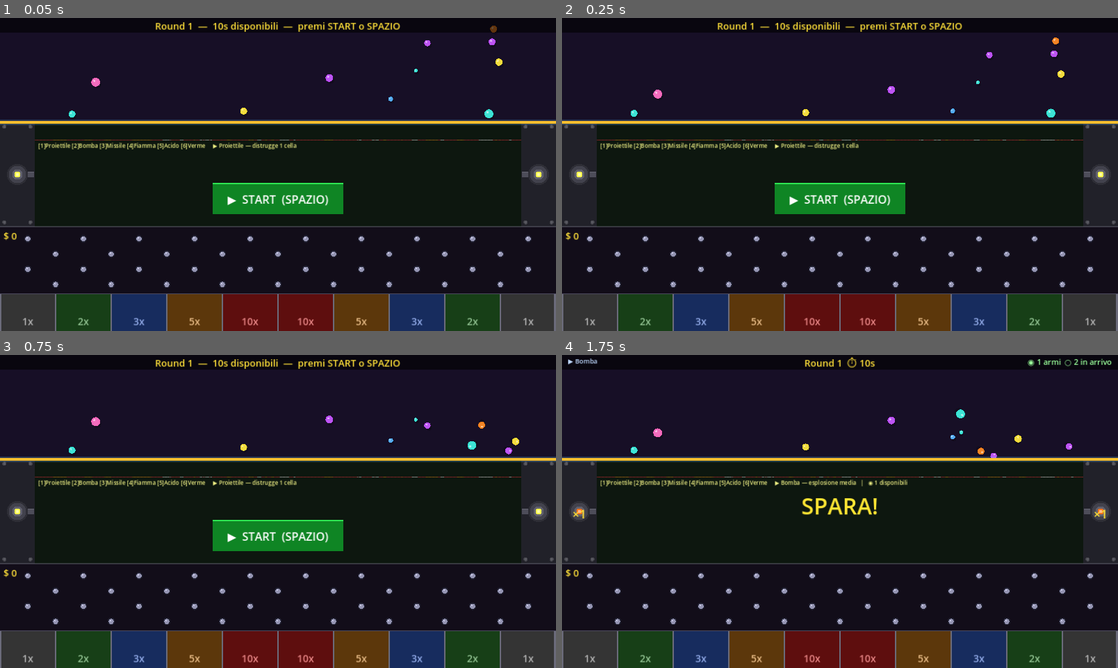
Above: before the commit, frames 1-4 (two rows, left to right).
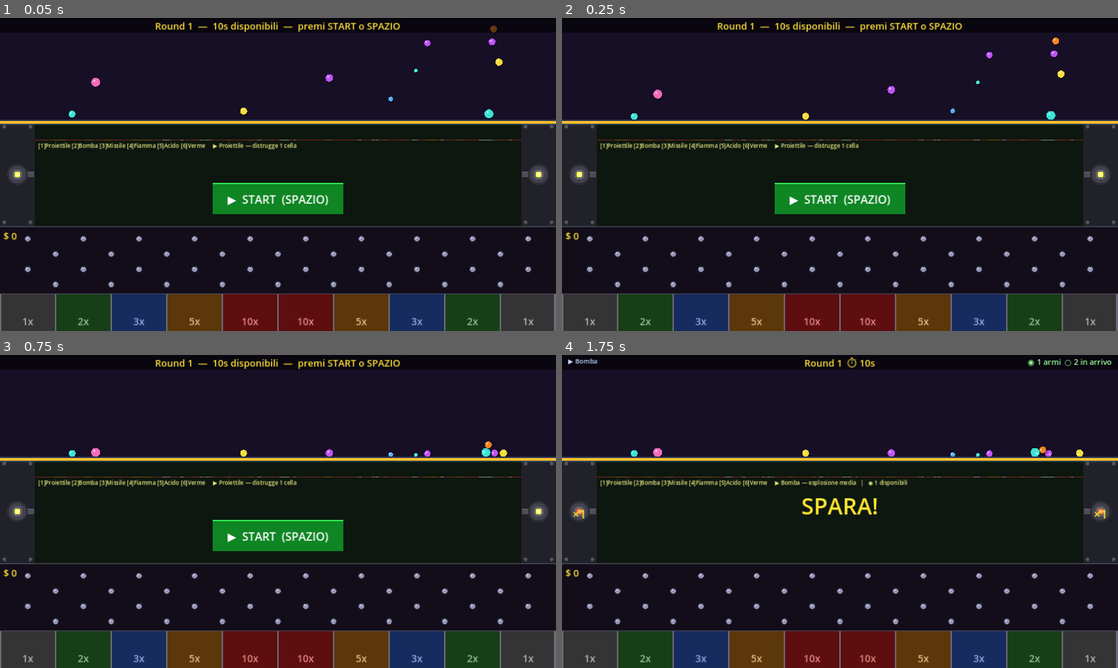
Above: after the commit, the same moments.

Repository: tanapox/TravelCalculator
Game: Godot game, scene res://scenes/Main.tscn
The game is run twice, just before and just after one commit, with the same random seed, the same clock (stepped at 60 frames per second) and the same inputs.
Inputs (mouse positions are in pixels of both pictures, inside the frame that each line leads up to):
- Up to frame 1 (0.05 s): no input
- Up to frame 2 (0.25 s): no input
- Up to frame 3 (0.75 s): tap Enter at 0.5 s; move the mouse to (400, 495) at 0.52 s; tap 1 at 0.6 s; click (400, 495) at 0.67 s
- Up to frame 4 (1.75 s): tap Space at 0.77, 1.52 s; move the mouse to (728, 527) at 1.27 s; tap 2 at 1.35 s; click (728, 527) at 1.42 s

Frame 1 is identical in both runs. In frame 2, less than 0.1% of the frame differs, in the area x 12-89%, y 28-33%; in frame 3, 0.5%, in the area x 12-94%, y 19-33%; in frame 4, 0.5%.

Commit message:
Fix pre-gate bounce and post-gate slow fall
- setup() sets bounce=0.05: balls rest on barrier without bouncing
- start_falling() sets bounce=1.0 for pinball phase
- Removed _physics_process speed check: it was triggering _settle()
  immediately at gate open when velocity was still near zero

Co-Authored-By: Claude Sonnet 4.6 <noreply@anthropic.com>
Claude-Session: https://claude.ai/code/session_01QzGJouKABdY15psrR5EvZo

Diff:
--- a/scripts/Ball.gd
+++ b/scripts/Ball.gd
@@ -24,7 +24,7 @@
 	angular_damp          = 2.0
 
 	var mat := PhysicsMaterial.new()
-	mat.bounce   = BOUNCE_START
+	mat.bounce   = 0.05   # quasi nessun rimbalzo prima del gate
 	mat.friction = 0.85
 	physics_material_override = mat
 
@@ -41,12 +41,6 @@
 	_settled = false
 	physics_material_override.bounce = BOUNCE_START
 
-func _physics_process(_delta: float) -> void:
-	if collected or _settled:
-		return
-	if _falling and linear_velocity.length_squared() < 36.0:
-		_settle()
-
 func _integrate_forces(state: PhysicsDirectBodyState2D) -> void:
 	if collected:
 		return
@@ -59,13 +53,9 @@
 		physics_material_override.bounce = maxf(BOUNCE_END, b - BOUNCE_STEP)
 		state.linear_velocity.x += randf_range(-6.0, 6.0)
 		if physics_material_override.bounce <= BOUNCE_END:
-			_settle()
+			_settled = true
 			state.linear_velocity = Vector2.ZERO
 			state.angular_velocity = 0.0
-
-func _settle() -> void:
-	_settled = true
-	physics_material_override.bounce = 0.0
 
 func _draw() -> void:
 	draw_circle(Vector2(3.0, 5.0), radius * 0.95, Color(0.0, 0.0, 0.0, 0.22))
